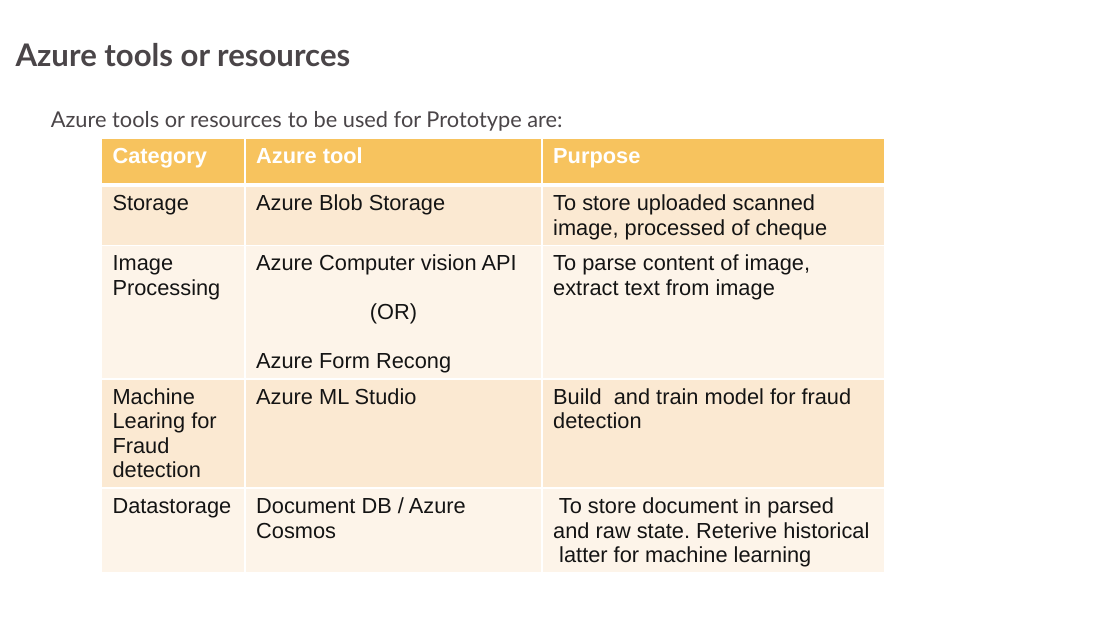
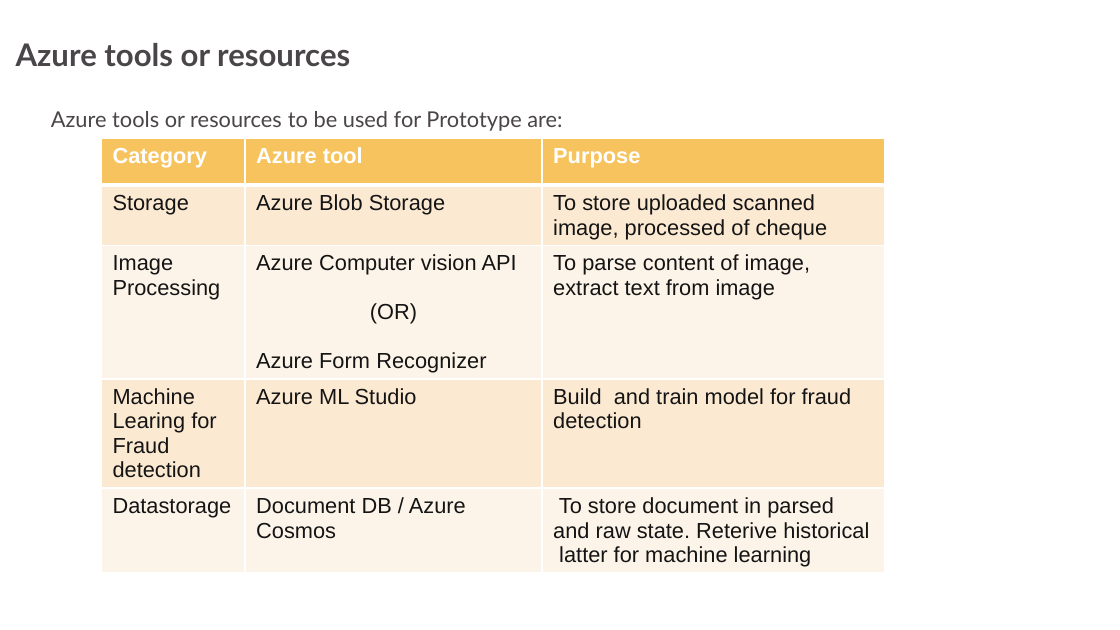
Before and after one commit to siva-tcs/TG-Auto-check, a slide deck: slide 5 of bob_automatedcheck_3GuysFromEdinburgh.pptx. Drawn at 1120x630 pixels with LibreOffice and Linux fonts; fonts in the diff are those of the drawing; background and template pictures are left out. Boxes give left, top, right and bottom in pixels: in the first picture for what was removed or moved away, otherwise in the second. Text is boxed around its words. In the diff, an @@ line names an element or a change of style, - is before the commit and + after.

```diff
--- a/bob_automatedcheck_3GuysFromEdinburgh.pptx
+++ b/bob_automatedcheck_3GuysFromEdinburgh.pptx
@@ table at bbox=[101, 139, 884, 571] @@
-row 3, column 2: Azure Computer vision API / (OR) / Azure Form Recong
+row 3, column 2: Azure Computer vision API / (OR) / Azure Form Recognizer
```
Also in this commit, not shown: 4 other slides changed, 2 other files.
